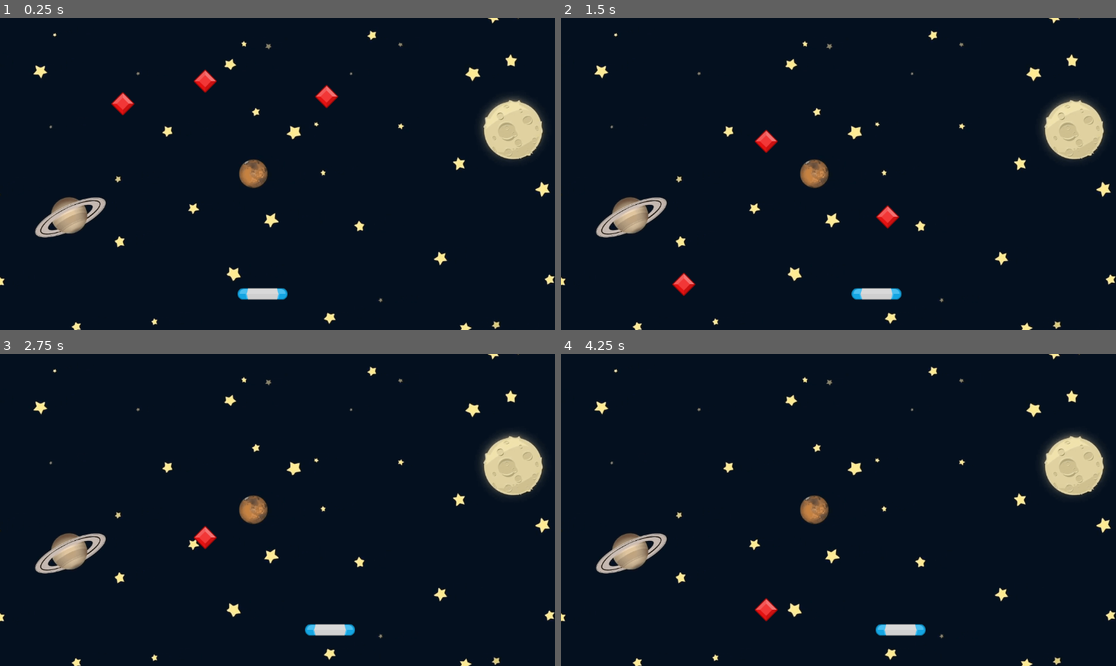
Above: before the commit, frames 1-4 (two rows, left to right).
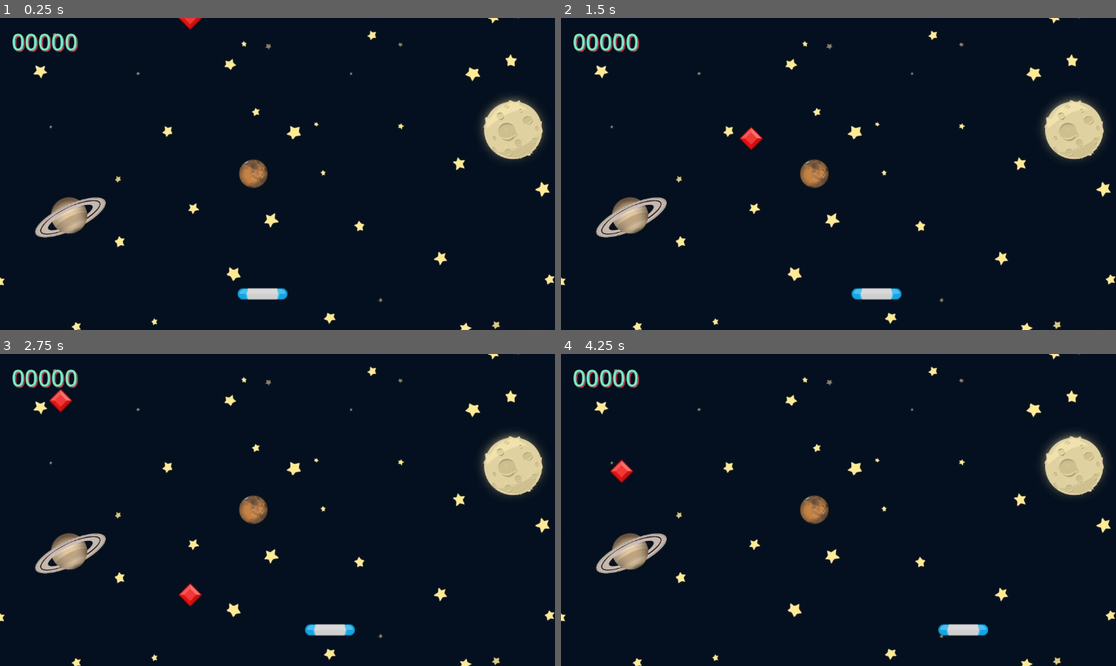
Above: after the commit, the same moments.

Repository: shivam-singh-code/Godot-Gem_catcher
Game: Godot game, scene res://scenes/game.tscn
The game is run twice, just before and just after one commit, with the same random seed, the same clock (stepped at 60 frames per second) and the same inputs.
Inputs:
- Up to frame 1 (0.25 s): no input
- Up to frame 2 (1.5 s): hold D (right) 0.53-1.28 s; hold A (left) from 1.28 s (still down)
- Up to frame 3 (2.75 s): release A (left) at 2.03 s; hold D (right) from 2.03 s (still down)
- Up to frame 4 (4.25 s): release D (right) at 3.53 s; hold A (left) from 3.53 s (still down)

The runs differ from the first frame. In frame 1, 1.1% of the frame differs, in the area x 2-61%, y 0-32%; in frame 2, 1.1%; in frame 3, 1.0%; in frame 4, 1.5%, in the area x 2-77%, y 4-91%.

Commit message:
completed untill sound

Diff:
--- /dev/null
+++ b/scenes/game.gd
@@ -0,0 +1,51 @@
+extends Node2D
+
+const EXPLODE = preload("res://assets/explode.wav")
+
+@export var gem_scene:PackedScene
+
+@onready var label: Label = $Label
+@onready var timer: Timer = $Timer
+@onready var audio_stream_player_2d: AudioStreamPlayer2D = $AudioStreamPlayer2D
+
+var _score:int = 0
+
+# Called when the node enters the scene tree for the first time.
+func _ready() -> void:
+	spwan_gem()
+
+
+# Called every frame. 'delta' is the elapsed time since the previous frame.
+func _process(delta: float) -> void:
+	pass
+
+func spwan_gem() -> void:
+	var new_gem:Gem = gem_scene.instantiate()
+	var x_pos:float = randf_range(70, 1050)
+	new_gem.on_gem_off_screen.connect(game_over)
+	new_gem.position = Vector2(x_pos, -50)
+	add_child(new_gem)
+
+func stop_all() -> void:
+	timer.stop()
+	for child in get_children():
+		child.set_process(false)
+
+func play_dead() -> void:
+	audio_stream_player_2d.stop()
+	audio_stream_player_2d.stream = EXPLODE
+	audio_stream_player_2d.play()
+
+func game_over() -> void:
+	stop_all()
+	play_dead()
+
+func _on_timer_timeout() -> void:
+	spwan_gem()
+
+func _on_paddle_area_entered(area: Area2D) -> void:
+	_score += 1
+	label.text = "%05d" % _score
+	audio_stream_player_2d.position = area.position
+	audio_stream_player_2d.play()
+	area.queue_free()
--- a/scenes/game.tscn
+++ b/scenes/game.tscn
@@ -1,10 +1,15 @@
-[gd_scene load_steps=4 format=3 uid="uid://dgq4g3yy42ao7"]
+[gd_scene load_steps=7 format=3 uid="uid://dgq4g3yy42ao7"]
 
+[ext_resource type="Script" path="res://scenes/game.gd" id="1_3wtg0"]
 [ext_resource type="Texture2D" uid="uid://cogbbsh718m6c" path="res://assets/GameBg.png" id="1_82mmi"]
 [ext_resource type="PackedScene" uid="uid://d8d3b5i40cyx" path="res://scenes/paddle.tscn" id="2_pujmj"]
 [ext_resource type="PackedScene" uid="uid://bn7hnic6vi0b2" path="res://scenes/gem.tscn" id="3_c7rrr"]
+[ext_resource type="AudioStream" uid="uid://frwfl3mfnwny" path="res://assets/bgm_action_5.mp3" id="5_bx638"]
+[ext_resource type="AudioStream" uid="uid://c3g671emfmv2m" path="res://assets/spell1_0.wav" id="6_3xdbe"]
 
 [node name="Game" type="Node2D"]
+script = ExtResource("1_3wtg0")
+gem_scene = ExtResource("3_c7rrr")
 
 [node name="Sprite2D" type="Sprite2D" parent="."]
 position = Vector2(563, 329)
@@ -14,13 +19,30 @@
 [node name="Paddle" parent="." instance=ExtResource("2_pujmj")]
 position = Vector2(545, 573)
 
-[node name="Gem" parent="." instance=ExtResource("3_c7rrr")]
-position = Vector2(427, 106)
-speed = 100.0
+[node name="Timer" type="Timer" parent="."]
+wait_time = 2.0
+autostart = true
 
-[node name="Gem2" parent="." instance=ExtResource("3_c7rrr")]
-position = Vector2(679, 113)
+[node name="Label" type="Label" parent="."]
+offset_left = 24.0
+offset_top = 16.0
+offset_right = 134.0
+offset_bottom = 83.0
+theme_override_colors/font_color = Color(0.482353, 0.905882, 0.772549, 1)
+theme_override_colors/font_shadow_color = Color(0.87451, 0.262745, 0.313726, 1)
+theme_override_colors/font_outline_color = Color(0, 0, 0, 1)
+theme_override_constants/shadow_offset_x = 2
+theme_override_constants/shadow_offset_y = 2
+theme_override_constants/outline_size = 2
+theme_override_font_sizes/font_size = 48
+text = "00000"
 
-[node name="Gem3" parent="." instance=ExtResource("3_c7rrr")]
-position = Vector2(256, 103)
-speed = 300.0
+[node name="AudioStreamPlayer" type="AudioStreamPlayer" parent="."]
+stream = ExtResource("5_bx638")
+autoplay = true
+
+[node name="AudioStreamPlayer2D" type="AudioStreamPlayer2D" parent="."]
+stream = ExtResource("6_3xdbe")
+
+[connection signal="area_entered" from="Paddle" to="." method="_on_paddle_area_entered"]
+[connection signal="timeout" from="Timer" to="." method="_on_timer_timeout"]
--- a/scenes/gem.gd
+++ b/scenes/gem.gd
@@ -1,4 +1,8 @@
 extends Area2D
+
+class_name Gem
+
+signal on_gem_off_screen
 
 @export var speed:float = 100.0
 
@@ -12,5 +16,6 @@
 	position.y += speed * delta
 
 	if position.y > get_viewport_rect().size.y:
+		on_gem_off_screen.emit()
 		set_process(false)
 		queue_free()
--- a/scenes/gem.tscn
+++ b/scenes/gem.tscn
@@ -17,5 +17,4 @@
 [node name="CollisionShape2D" type="CollisionShape2D" parent="."]
 position = Vector2(-0.75, 0.249999)
 rotation = 0.785398
-scale = Vector2(1, 1)
 shape = SubResource("RectangleShape2D_btrw5")
